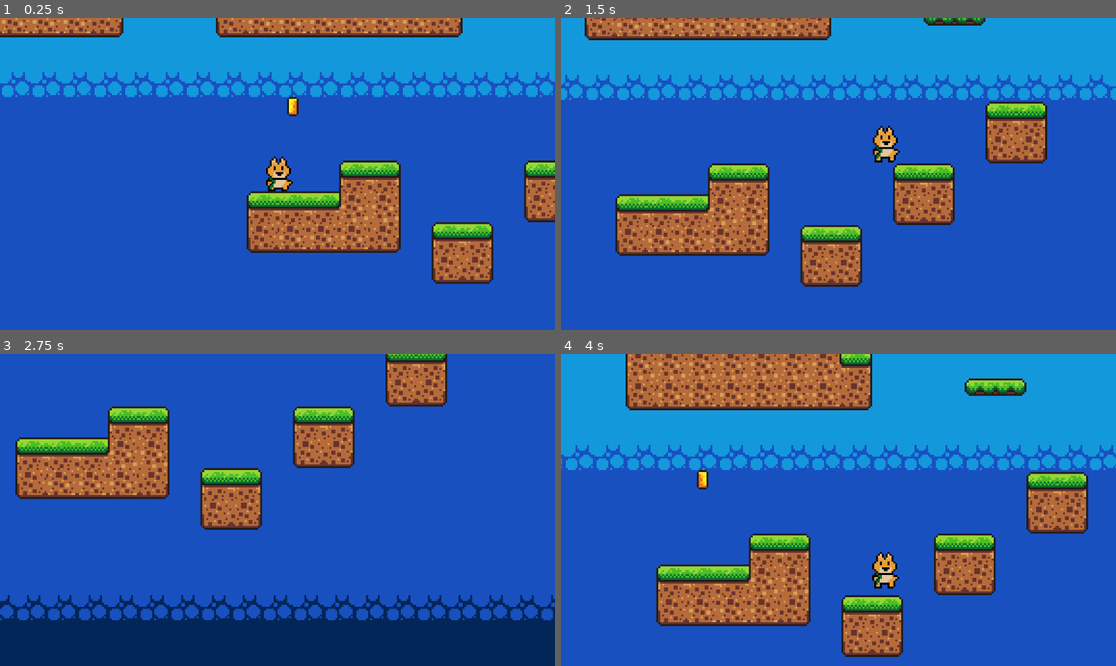
Above: before the commit, frames 1-4 (two rows, left to right).
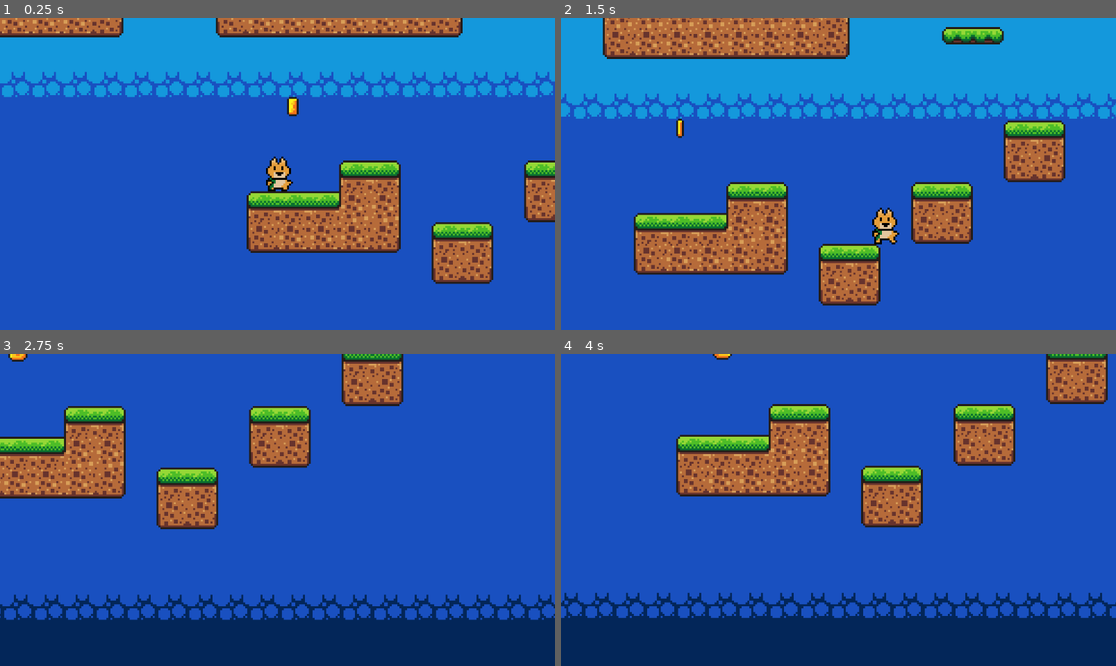
Above: after the commit, the same moments.

Repository: RafaeloxMC/shiba
Game: Godot game, scene res://scenes/game.tscn
The game is run twice, just before and just after one commit, with the same random seed, the same clock (stepped at 60 frames per second) and the same inputs.
Inputs:
- Up to frame 1 (0.25 s): no input
- Up to frame 2 (1.5 s): tap Enter (ui_accept) at 0.5, 0.6 s; hold Right (ui_right) from 0.53 s (still down); tap Space (jump, bound only after the commit) at 0.77, 0.8, 1.07, 1.35 s
- Up to frame 3 (2.75 s): tap Space (jump, bound only after the commit) at 1.52, 1.82, 2.3 s; tap Enter (ui_accept) at 1.55, 2.1 s; release Right (ui_right) at 2.03 s; hold Left (ui_left) from 2.03 s (still down)
- Up to frame 4 (4 s): release Left (ui_left) at 2.78 s; hold Right (ui_right) from 2.78 s (still down); tap Enter (ui_accept) at 2.85 s; tap Space (jump, bound only after the commit) at 3.02, 3.32, 3.6, 3.77 s

The runs differ from the first frame. In frame 1, less than 0.1% of the frame differs, in the area x 45-98%, y 55-76%; in frame 2, 30%; in frame 3, 20%; in frame 4, 69%, in the area x 0-100%, y 0-100%.

Commit message:
Lots of changes
- add: squirrel with eating animation, soon to be more
- add: placeholder background music
- add: animation player for coin
- add: coin tracker (label soon)
- add: basic game manager
- add: movement with controller & a/d
- add: player death animation

Diff:
--- /dev/null
+++ b/default_bus_layout.tres
@@ -0,0 +1,15 @@
+[gd_resource type="AudioBusLayout" format=3 uid="uid://bjtlaaqsxsw4m"]
+
+[resource]
+bus/1/name = &"Music"
+bus/1/solo = false
+bus/1/mute = false
+bus/1/bypass_fx = false
+bus/1/volume_db = -15.1981
+bus/1/send = &"Master"
+bus/2/name = &"SFX"
+bus/2/solo = false
+bus/2/mute = false
+bus/2/bypass_fx = false
+bus/2/volume_db = 0.0
+bus/2/send = &"Master"
--- a/project.godot
+++ b/project.godot
@@ -15,9 +15,44 @@
 config/features=PackedStringArray("4.4", "GL Compatibility")
 config/icon="res://icon.svg"
 
+[autoload]
+
+Music="*res://scenes/music.tscn"
+
 [editor_plugins]
 
 enabled=PackedStringArray("res://addons/godot_super-wakatime/plugin.cfg")
+
+[input]
+
+jump={
+"deadzone": 0.2,
+"events": [Object(InputEventKey,"resource_local_to_scene":false,"resource_name":"","device":-1,"window_id":0,"alt_pressed":false,"shift_pressed":false,"ctrl_pressed":false,"meta_pressed":false,"pressed":false,"keycode":0,"physical_keycode":32,"key_label":0,"unicode":32,"location":0,"echo":false,"script":null)
+, Object(InputEventJoypadButton,"resource_local_to_scene":false,"resource_name":"","device":-1,"button_index":0,"pressure":0.0,"pressed":true,"script":null)
+]
+}
+move_left={
+"deadzone": 0.2,
+"events": [Object(InputEventKey,"resource_local_to_scene":false,"resource_name":"","device":-1,"window_id":0,"alt_pressed":false,"shift_pressed":false,"ctrl_pressed":false,"meta_pressed":false,"pressed":false,"keycode":0,"physical_keycode":4194319,"key_label":0,"unicode":0,"location":0,"echo":false,"script":null)
+, Object(InputEventKey,"resource_local_to_scene":false,"resource_name":"","device":-1,"window_id":0,"alt_pressed":false,"shift_pressed":false,"ctrl_pressed":false,"meta_pressed":false,"pressed":false,"keycode":0,"physical_keycode":65,"key_label":0,"unicode":97,"location":0,"echo":false,"script":null)
+, Object(InputEventJoypadButton,"resource_local_to_scene":false,"resource_name":"","device":-1,"button_index":13,"pressure":0.0,"pressed":true,"script":null)
+, Object(InputEventJoypadMotion,"resource_local_to_scene":false,"resource_name":"","device":-1,"axis":0,"axis_value":-1.0,"script":null)
+]
+}
+move_right={
+"deadzone": 0.2,
+"events": [Object(InputEventKey,"resource_local_to_scene":false,"resource_name":"","device":-1,"window_id":0,"alt_pressed":false,"shift_pressed":false,"ctrl_pressed":false,"meta_pressed":false,"pressed":false,"keycode":0,"physical_keycode":4194321,"key_label":0,"unicode":0,"location":0,"echo":false,"script":null)
+, Object(InputEventKey,"resource_local_to_scene":false,"resource_name":"","device":-1,"window_id":0,"alt_pressed":false,"shift_pressed":false,"ctrl_pressed":false,"meta_pressed":false,"pressed":false,"keycode":0,"physical_keycode":68,"key_label":0,"unicode":100,"location":0,"echo":false,"script":null)
+, Object(InputEventJoypadButton,"resource_local_to_scene":false,"resource_name":"","device":-1,"button_index":14,"pressure":0.0,"pressed":true,"script":null)
+, Object(InputEventJoypadMotion,"resource_local_to_scene":false,"resource_name":"","device":-1,"axis":0,"axis_value":1.0,"script":null)
+]
+}
+pause={
+"deadzone": 0.2,
+"events": [Object(InputEventKey,"resource_local_to_scene":false,"resource_name":"","device":-1,"window_id":0,"alt_pressed":false,"shift_pressed":false,"ctrl_pressed":false,"meta_pressed":false,"pressed":false,"keycode":0,"physical_keycode":4194305,"key_label":0,"unicode":0,"location":0,"echo":false,"script":null)
+, Object(InputEventJoypadButton,"resource_local_to_scene":false,"resource_name":"","device":-1,"button_index":6,"pressure":0.0,"pressed":true,"script":null)
+]
+}
 
 [rendering]
 
--- a/scenes/coin.tscn
+++ b/scenes/coin.tscn
@@ -1,7 +1,8 @@
-[gd_scene load_steps=17 format=3 uid="uid://crqc1hhdhds5b"]
+[gd_scene load_steps=21 format=3 uid="uid://crqc1hhdhds5b"]
 
 [ext_resource type="Script" uid="uid://dws3gnpicothy" path="res://scripts/coin.gd" id="1_i64fm"]
 [ext_resource type="Texture2D" uid="uid://dq278psfgufaf" path="res://assets/sprites/coin.png" id="1_rwqht"]
+[ext_resource type="AudioStream" uid="uid://cj87xmf5vrgt" path="res://assets/sounds/coin.wav" id="3_11l1o"]
 
 [sub_resource type="AtlasTexture" id="AtlasTexture_i64fm"]
 atlas = ExtResource("1_rwqht")
@@ -98,6 +99,106 @@
 [sub_resource type="CircleShape2D" id="CircleShape2D_ssuvv"]
 radius = 6.0
 
+[sub_resource type="Animation" id="Animation_11l1o"]
+resource_name = "pickup"
+length = 0.75
+step = 0.05
+tracks/0/type = "value"
+tracks/0/imported = false
+tracks/0/enabled = true
+tracks/0/path = NodePath("AnimatedSprite2D:visible")
+tracks/0/interp = 1
+tracks/0/loop_wrap = true
+tracks/0/keys = {
+"times": PackedFloat32Array(0),
+"transitions": PackedFloat32Array(1),
+"update": 1,
+"values": [false]
+}
+tracks/1/type = "value"
+tracks/1/imported = false
+tracks/1/enabled = true
+tracks/1/path = NodePath("CollisionShape2D:disabled")
+tracks/1/interp = 1
+tracks/1/loop_wrap = true
+tracks/1/keys = {
+"times": PackedFloat32Array(0),
+"transitions": PackedFloat32Array(1),
+"update": 1,
+"values": [true]
+}
+tracks/2/type = "value"
+tracks/2/imported = false
+tracks/2/enabled = true
+tracks/2/path = NodePath("PickupSound:playing")
+tracks/2/interp = 1
+tracks/2/loop_wrap = true
+tracks/2/keys = {
+"times": PackedFloat32Array(0),
+"transitions": PackedFloat32Array(1),
+"update": 1,
+"values": [true]
+}
+tracks/3/type = "method"
+tracks/3/imported = false
+tracks/3/enabled = true
+tracks/3/path = NodePath(".")
+tracks/3/interp = 1
+tracks/3/loop_wrap = true
+tracks/3/keys = {
+"times": PackedFloat32Array(0.75),
+"transitions": PackedFloat32Array(1),
+"values": [{
+"args": [],
+"method": &"queue_free"
+}]
+}
+
+[sub_resource type="Animation" id="Animation_d14el"]
+length = 0.001
+tracks/0/type = "value"
+tracks/0/imported = false
+tracks/0/enabled = true
+tracks/0/path = NodePath("AnimatedSprite2D:visible")
+tracks/0/interp = 1
+tracks/0/loop_wrap = true
+tracks/0/keys = {
+"times": PackedFloat32Array(0),
+"transitions": PackedFloat32Array(1),
+"update": 1,
+"values": [true]
+}
+tracks/1/type = "value"
+tracks/1/imported = false
+tracks/1/enabled = true
+tracks/1/path = NodePath("CollisionShape2D:disabled")
+tracks/1/interp = 1
+tracks/1/loop_wrap = true
+tracks/1/keys = {
+"times": PackedFloat32Array(0),
+"transitions": PackedFloat32Array(1),
+"update": 1,
+"values": [false]
+}
+tracks/2/type = "value"
+tracks/2/imported = false
+tracks/2/enabled = true
+tracks/2/path = NodePath("PickupSound:playing")
+tracks/2/interp = 1
+tracks/2/loop_wrap = true
+tracks/2/keys = {
+"times": PackedFloat32Array(0),
+"transitions": PackedFloat32Array(1),
+"update": 1,
+"values": [false]
+}
+
+[sub_resource type="AnimationLibrary" id="AnimationLibrary_1ikuy"]
+_data = {
+&"RESET": SubResource("Animation_d14el"),
+&"pickup": SubResource("Animation_11l1o")
+}
+
 [node name="Coin" type="Area2D"]
 collision_mask = 2
 script = ExtResource("1_i64fm")
@@ -105,9 +206,17 @@
 [node name="AnimatedSprite2D" type="AnimatedSprite2D" parent="."]
 sprite_frames = SubResource("SpriteFrames_ls27i")
 autoplay = "default"
-frame_progress = 0.479581
 
 [node name="CollisionShape2D" type="CollisionShape2D" parent="."]
 shape = SubResource("CircleShape2D_ssuvv")
 
+[node name="PickupSound" type="AudioStreamPlayer2D" parent="."]
+stream = ExtResource("3_11l1o")
+bus = &"SFX"
+
+[node name="AnimationPlayer" type="AnimationPlayer" parent="."]
+libraries = {
+&"": SubResource("AnimationLibrary_1ikuy")
+}
+
 [connection signal="body_entered" from="." to="." method="_on_body_entered"]
--- a/scenes/game.tscn
+++ b/scenes/game.tscn
@@ -1,10 +1,12 @@
-[gd_scene load_steps=12 format=3 uid="uid://bd0uwlu6vgy38"]
-
+[gd_scene load_steps=14 format=3 uid="uid://bd0uwlu6vgy38"]
+
+[ext_resource type="Script" uid="uid://bu0gfrikqdv5v" path="res://scripts/game_manager.gd" id="1_u5sy4"]
 [ext_resource type="PackedScene" uid="uid://b50ps8r584f3y" path="res://scenes/player.tscn" id="1_uwrxv"]
 [ext_resource type="Texture2D" uid="uid://bmajqgx1hdnrr" path="res://assets/sprites/world_tileset.png" id="2_yqjtg"]
 [ext_resource type="PackedScene" uid="uid://b5lvwjoesv1re" path="res://scenes/killzone.tscn" id="3_iywne"]
 [ext_resource type="PackedScene" uid="uid://hmyka8egx1i6" path="res://scenes/platform.tscn" id="3_lnu2h"]
 [ext_resource type="PackedScene" uid="uid://crqc1hhdhds5b" path="res://scenes/coin.tscn" id="4_lbhrr"]
+[ext_resource type="PackedScene" uid="uid://c46m5254yitc8" path="res://scenes/squirrel.tscn" id="6_p57ef"]
 
 [sub_resource type="TileSetAtlasSource" id="TileSetAtlasSource_lnu2h"]
 texture = ExtResource("2_yqjtg")
@@ -209,9 +211,12 @@
 10:14/0/physics_layer_0/polygon_0/points = PackedVector2Array(-8, -8, 8, -8, 8, 8, -8, 8)
 10:15/0 = 0
 10:15/0/physics_layer_0/polygon_0/points = PackedVector2Array(-8, -8, 8, -8, 8, 8, -8, 8)
+13:14/0 = 0
+13:14/0/physics_layer_0/polygon_0/points = PackedVector2Array(-8, -8, 8, -8, 8, 8, -8, 8)
 
 [sub_resource type="TileSet" id="TileSet_lbhrr"]
-physics_layer_0/collision_layer = 1
+physics_layer_0/collision_layer = 7
+physics_layer_0/collision_mask = 5
 sources/0 = SubResource("TileSetAtlasSource_lnu2h")
 
 [sub_resource type="WorldBoundaryShape2D" id="WorldBoundaryShape2D_p57ef"]
@@ -245,7 +250,7 @@
 "times": PackedFloat32Array(0, 1, 2.5, 3.5),
 "transitions": PackedFloat32Array(1, 1, 1, 1),
 "update": 0,
-"values": [Vector2(-178, -120), Vector2(-178, -120), Vector2(-334, -120), Vector2(-334, -120)]
+"values": [Vector2(-176, -120), Vector2(-176, -120), Vector2(-176, 85), Vector2(-176, 85)]
 }
 
 [sub_resource type="AnimationLibrary" id="AnimationLibrary_iywne"]
@@ -255,6 +260,10 @@
 }
 
 [node name="Game" type="Node2D"]
+
+[node name="GameManager" type="Node" parent="."]
+unique_name_in_owner = true
+script = ExtResource("1_u5sy4")
 
 [node name="TileMap" type="TileMap" parent="."]
 tile_set = SubResource("TileSet_lbhrr")
@@ -262,7 +271,7 @@
 layer_0/name = "Background"
 layer_0/tile_data = PackedInt32Array(458721, 0, 15, 524257, 0, 15, 589793, 0, 15, 655329, 0, 15, 720865, 0, 15, 786401, …(43236 unchanged characters)…
 layer_1/name = "Mid"
-layer_1/tile_data = PackedInt32Array(65535, 851968, 13, 0, 9 …(1285 unchanged characters)… , -589821, 65536, 4, -524295, 65536, 6, -458775, 131072, 0, -458776, 131072, 0, -458777, 131072, 0, -458779, 131072, 0, -458778, 131072, 0, 2, 655360, 14, -65534, 851968, 13, -65533, 983040, 13)
+layer_1/tile_data = PackedInt32Array(65535, 851968, 13, 0, 9 …(1285 unchanged characters)… , -589821, 65536, 4, -524295, 65536, 6, 2, 655360, 14, -65534, 851968, 13, -65533, 983040, 13, 393203, 983040, 13, 393202, 917504, 13, 393201, 917504, 13, 393200, 851968, 13, 327662, 720896, 12, 393198, 983040, 15, 458739, 983040, 15, 458738, 720896, 15, 458737, 720896, 15, 458736, 917504, 15, 196591, 917504, 15, 196592, 720896, 15, 196593, 720896, 15, 196594, 983040, 15, 131058, 786432, 14, 65522, 786432, 14, 131055, 786432, 15, 65519, 786432, 15, 131056, 851968, 15, 131057, 851968, 15, 65521, 851968, 15, 65520, 851968, 15, -17, 851968, 13, -14, 983040, 13, -15, 917504, 13, -16, 917504, 13, 327661, 655360, 15, 393197, 720896, 15, 393196, 720896, 15, 393195, 917504, 15, 327660, 851968, 15, 262124, 655360, 15, 327659, 786432, 15, 262123, 786432, 15, 196587, 851968, 13, 262125, 720896, 12, 196588, 983040, 13)
 
 [node name="Player" parent="." instance=ExtResource("1_uwrxv")]
 z_index = 5
@@ -275,7 +284,7 @@
 position_smoothing_enabled = true
 
 [node name="Killzone" parent="." instance=ExtResource("3_iywne")]
-position = Vector2(0, 97)
+position = Vector2(0, 165)
 
 [node name="CollisionShape2D" type="CollisionShape2D" parent="Killzone"]
 shape = SubResource("WorldBoundaryShape2D_p57ef")
@@ -310,3 +319,21 @@
 
 [node name="Coin5" parent="Coins" instance=ExtResource("4_lbhrr")]
 position = Vector2(8, -44)
+
+[node name="Coin6" parent="Coins" instance=ExtResource("4_lbhrr")]
+position = Vector2(-281, 57)
+
+[node name="Coin7" parent="Coins" instance=ExtResource("4_lbhrr")]
+position = Vector2(-296, 41)
+
+[node name="Coin8" parent="Coins" instance=ExtResource("4_lbhrr")]
+position = Vector2(-313, 25)
+
+[node name="Coin9" parent="Coins" instance=ExtResource("4_lbhrr")]
+position = Vector2(-327, 25)
+
+[node name="Squirrel" parent="." node_paths=PackedStringArray("player") instance=ExtResource("6_p57ef")]
+position = Vector2(0, -140)
+player = NodePath("../Player")
+ACCELERATION = 20
+BOUNDS = 150.0
--- a/scenes/killzone.tscn
+++ b/scenes/killzone.tscn
@@ -6,8 +6,8 @@
 collision_mask = 2
 script = ExtResource("1_xlapc")
 
-[node name="Timer" type="Timer" parent="."]
+[node name="KillzoneTimer" type="Timer" parent="."]
 one_shot = true
 
 [connection signal="body_entered" from="." to="." method="_on_body_entered"]
-[connection signal="timeout" from="Timer" to="." method="_on_timer_timeout"]
+[connection signal="timeout" from="KillzoneTimer" to="." method="_on_timer_timeout"]
--- /dev/null
+++ b/scenes/music.tscn
@@ -0,0 +1,9 @@
+[gd_scene load_steps=2 format=3 uid="uid://busmwaq8l2llq"]
+
+[ext_resource type="AudioStream" uid="uid://dq7udann22ckc" path="res://assets/music/time_for_adventure.mp3" id="1_05ggv"]
+
+[node name="Music" type="AudioStreamPlayer2D"]
+stream = ExtResource("1_05ggv")
+volume_db = 10.0
+autoplay = true
+bus = &"Music"
--- a/scenes/player.tscn
+++ b/scenes/player.tscn
@@ -268,9 +268,8 @@
 [node name="AnimatedSprite2D" type="AnimatedSprite2D" parent="."]
 position = Vector2(0, -12)
 sprite_frames = SubResource("SpriteFrames_tuyoq")
-animation = &"walk"
+animation = &"death"
 autoplay = "idle"
-frame_progress = 0.244778
 
 [node name="CollisionShape2D" type="CollisionShape2D" parent="."]
 z_index = 5
--- /dev/null
+++ b/scenes/squirrel.tscn
@@ -0,0 +1,103 @@
+[gd_scene load_steps=14 format=3 uid="uid://c46m5254yitc8"]
+
+[ext_resource type="Texture2D" uid="uid://bxavbajmpgt2b" path="res://assets/sprites/squirrel.png" id="1_2marj"]
+[ext_resource type="Script" uid="uid://32a5wnsy70h4" path="res://scripts/squirrel.gd" id="1_m3xcr"]
+[ext_resource type="PackedScene" uid="uid://b5lvwjoesv1re" path="res://scenes/killzone.tscn" id="3_cbpea"]
+
+[sub_resource type="AtlasTexture" id="AtlasTexture_m3xcr"]
+atlas = ExtResource("1_2marj")
+region = Rect2(0, 0, 32, 32)
+
+[sub_resource type="AtlasTexture" id="AtlasTexture_cbpea"]
+atlas = ExtResource("1_2marj")
+region = Rect2(32, 0, 32, 32)
+
+[sub_resource type="AtlasTexture" id="AtlasTexture_6jtqv"]
+atlas = ExtResource("1_2marj")
+region = Rect2(64, 0, 32, 32)
+
+[sub_resource type="AtlasTexture" id="AtlasTexture_6coh3"]
+atlas = ExtResource("1_2marj")
+region = Rect2(96, 0, 32, 32)
+
+[sub_resource type="AtlasTexture" id="AtlasTexture_vvxgr"]
+atlas = ExtResource("1_2marj")
+region = Rect2(128, 0, 32, 32)
+
+[sub_resource type="AtlasTexture" id="AtlasTexture_lbcbw"]
+atlas = ExtResource("1_2marj")
+region = Rect2(160, 0, 32, 32)
+
+[sub_resource type="AtlasTexture" id="AtlasTexture_pjnre"]
+atlas = ExtResource("1_2marj")
+region = Rect2(32, 0, 32, 32)
+
+[sub_resource type="AtlasTexture" id="AtlasTexture_be7vh"]
+atlas = ExtResource("1_2marj")
+region = Rect2(0, 0, 32, 32)
+
+[sub_resource type="SpriteFrames" id="SpriteFrames_pjnre"]
+animations = [{
+"frames": [{
+"duration": 1.0,
+"texture": SubResource("AtlasTexture_m3xcr")
+}, {
+"duration": 1.0,
+"texture": SubResource("AtlasTexture_cbpea")
+}, {
+"duration": 1.0,
+"texture": SubResource("AtlasTexture_6jtqv")
+}, {
+"duration": 1.0,
+"texture": SubResource("AtlasTexture_6coh3")
+}, {
+"duration": 1.0,
+"texture": SubResource("AtlasTexture_vvxgr")
+}, {
+"duration": 1.0,
+"texture": SubResource("AtlasTexture_lbcbw")
+}, {
+"duration": 1.0,
+"texture": SubResource("AtlasTexture_pjnre")
+}, {
+"duration": 1.0,
+"texture": SubResource("AtlasTexture_be7vh")
+}],
+"loop": false,
+"name": &"idle",
+"speed": 10.0
+}]
+
+[sub_resource type="CircleShape2D" id="CircleShape2D_m3xcr"]
+radius = 9.0
+
+[node name="Squirrel" type="CharacterBody2D"]
+script = ExtResource("1_m3xcr")
+
+[node name="AnimatedSprite2D" type="AnimatedSprite2D" parent="."]
+sprite_frames = SubResource("SpriteFrames_pjnre")
+animation = &"idle"
+
+[node name="facing" type="RayCast2D" parent="AnimatedSprite2D"]
+target_position = Vector2(125, 0)
+collision_mask = 3
+
+[node name="ground" type="RayCast2D" parent="AnimatedSprite2D"]
+target_position = Vector2(15, 15)
+collision_mask = 3
+
+[node name="Timer" type="Timer" parent="."]
+wait_time = 5.0
+one_shot = true
+
+[node name="Killzone" parent="." instance=ExtResource("3_cbpea")]
+
+[node name="CollisionShape2D" type="CollisionShape2D" parent="Killzone"]
+position = Vector2(-1, 3)
+shape = SubResource("CircleShape2D_m3xcr")
+
+[node name="CollisionShape2D" type="CollisionShape2D" parent="."]
+position = Vector2(-1, 3)
+shape = SubResource("CircleShape2D_m3xcr")
+
+[connection signal="timeout" from="Timer" to="." method="_on_timer_timeout"]
--- a/scripts/coin.gd
+++ b/scripts/coin.gd
@@ -1,8 +1,9 @@
 extends Area2D
 
+@onready var game_manager: Node = %GameManager
+@onready var animation_player: AnimationPlayer = $AnimationPlayer
+
 func _on_body_entered(body: Node2D) -> void:
-	print("Player picked up coin!")
-	queue_free()
-	# Play sfx
-	# Play animation
-	# Increase score
+	if body.name != "Player": return
+	game_manager.add_coin()
+	animation_player.play("pickup")
--- /dev/null
+++ b/scripts/game_manager.gd
@@ -0,0 +1,9 @@
+extends Node
+
+var score = 0
+var coins = 0
+var hearts = 0
+
+func add_coin():
+	coins += 1
+	print("Coin picked up: ", coins)
--- a/scripts/killzone.gd
+++ b/scripts/killzone.gd
@@ -1,10 +1,15 @@
 extends Area2D
 
-@onready var timer: Timer = $Timer
+@onready var timer: Timer = $KillzoneTimer
 
 func _on_body_entered(body: Node2D) -> void:
+	if not body.name == "Player": return
 	print("Player died!")
+	if(body.has_method("die")):
+		body.die()
+	Engine.time_scale = 0.5
 	timer.start()
 
 func _on_timer_timeout() -> void:
+	Engine.time_scale = 1
 	get_tree().reload_current_scene()
--- a/scripts/player.gd
+++ b/scripts/player.gd
@@ -3,22 +3,37 @@
 
 const SPEED = 130.0
 const JUMP_VELOCITY = -300.0
+var DEAD = false
 
 @onready var animated_sprite_2d: AnimatedSprite2D = $AnimatedSprite2D
+@onready var collision_shape_2d: CollisionShape2D = $CollisionShape2D
+
+func die():
+	DEAD = true
+	animated_sprite_2d.play("death")
+	velocity.y = -175
+	self.collision_shape_2d.queue_free()
+	self.set_collision_mask_value(1, false)
+	self.set_collision_mask_value(3, true)
+	self.set_collision_layer_value(2, false)
 
 func _physics_process(delta: float) -> void:
-	# Add the gravity.
 	if not is_on_floor():
 		velocity += get_gravity() * delta
 
+	if DEAD:
+		move_and_slide()
+		return
+
 	# Handle jump.
-	if Input.is_action_just_pressed("ui_accept") and is_on_floor():
+	if Input.is_action_just_pressed("jump") and is_on_floor():
 		velocity.y = JUMP_VELOCITY
 
 	# Get the input direction and handle the movement/deceleration.
 	# As good practice, you should replace UI actions with custom gameplay actions.
-	var direction := Input.get_axis("ui_left", "ui_right")
+	var direction := Input.get_axis("move_left", "move_right")
 	if direction:
+		animated_sprite_2d.animation = "walk"
 		velocity.x = direction * SPEED
 		if velocity.x > 0:
 			animated_sprite_2d.flip_h = false;
@@ -26,5 +41,6 @@
 			animated_sprite_2d.flip_h = true
 	else:
 		velocity.x = move_toward(velocity.x, 0, SPEED)
+		animated_sprite_2d.animation = "idle"
 
 	move_and_slide()
--- /dev/null
+++ b/scripts/squirrel.gd
@@ -0,0 +1,122 @@
+extends CharacterBody2D
+
+@export var player: CharacterBody2D
+@export var SPEED: int = 50
+@export var CHASE_SPEED: int = 100
+@export var JUMP_VELOCITY: int = -400
+@export var ACCELERATION: int = 50
+@export var BOUNDS: float = 50
+
+@onready var animated_sprite_2d: AnimatedSprite2D = $AnimatedSprite2D
+@onready var facing: RayCast2D = $AnimatedSprite2D/facing
+@onready var ground: RayCast2D = $AnimatedSprite2D/ground
+@onready var timer: Timer = $Timer
+
+var gravity: float = ProjectSettings.get_setting("physics/2d/default_gravity")
+
+var direction: Vector2
+var right_bounds: Vector2
+var left_bounds: Vector2
+
+var rand = RandomNumberGenerator.new()
+
+enum States {
+	IDLE,
+	CHASE
+}
+
+var current_state: States = States.IDLE
+
+func _ready():
+	right_bounds = self.position + Vector2(BOUNDS, 0)
+	left_bounds = self.position + Vector2(-BOUNDS, 0)
+
+func _physics_process(delta: float) -> void:
+	handle_gravity(delta)
+	handle_movement(delta)
+	change_direction()
+	search_player()
+
+func search_player():
+	if facing.is_colliding():
+		var collider = facing.get_collider()
+		if collider == player:
+			chase_player()
+		elif current_state == States.CHASE:
+			stop_chase()
+	elif current_state == States.CHASE:
+		stop_chase()
+
+func chase_player() -> void:
+	timer.stop()
+	current_state = States.CHASE
+
+func stop_chase() -> void:
+	if timer.time_left <= 0:
+		timer.start()
+
+func handle_movement(_delta: float) -> void:
+	if self.is_on_floor() and not ground.is_colliding():
+		velocity.x = 0
+		move_and_slide()
+		return
+	if current_state == States.IDLE:
+		if rand.randf() > 0.994:
+			animated_sprite_2d.play("idle")
+		if direction != Vector2.ZERO:
+			velocity.x = direction.x * SPEED
+		else:
+			velocity.x = 0
+	else:
+		if direction != Vector2.ZERO:
+			velocity.x = direction.x * CHASE_SPEED
+		else:
+			velocity.x = 0
+
+	move_and_slide()
+
+func change_direction() -> void:
+	if is_on_floor() and not ground.is_colliding():
+		if not animated_sprite_2d.flip_h:
+			animated_sprite_2d.flip_h = true
+			direction = Vector2(-1, 0)
+			facing.target_position = Vector2(-BOUNDS, 0)
+			ground.target_position = Vector2(-15, 15)
+		else:
+			animated_sprite_2d.flip_h = false
+			direction = Vector2(1, 0)
+			facing.target_position = Vector2(BOUNDS, 0)
+			ground.target_position = Vector2(15, 15)
+		return
+
+	if current_state == States.IDLE:
+		if not animated_sprite_2d.flip_h:
+			if self.position.x <= right_bounds.x:
+				direction = Vector2(1, 0)
+			else:
+				animated_sprite_2d.flip_h = true
+				facing.target_position = Vector2(-BOUNDS, 0)
+		else:
+			if self.position.x >= left_bounds.x:
+				direction = Vector2(-1, 0)
+			else:
+				animated_sprite_2d.flip_h = false
+				facing.target_position = Vector2(BOUNDS, 0)
+	else:
+		if (player.position.x - self.position.x) <= 0.5:
+			return
+		direction = (player.position - self.position).normalized()
+		direction = Vector2(sign(direction.x),0)
+		if direction.x == 1:
+			animated_sprite_2d.flip_h = false
+			facing.target_position = Vector2(BOUNDS, 0)
+		else:
+			animated_sprite_2d.flip_h = true
+			facing.target_position = Vector2(-BOUNDS, 0)
+
+func handle_gravity(delta: float) -> void:
+	if not is_on_floor():
+		velocity.y += gravity * delta
+
+func _on_timer_timeout() -> void:
+	current_state = States.IDLE
Not shown, changed: assets/music/time_for_adventure.mp3.import
Binary file added: assets/sprites/squirrel.png
Not shown, added: assets/sprites/squirrel.png.import
Binary file changed: assets/sprites/world_tileset.png
Not shown, added: export_presets.cfg
Not shown, added: scripts/game_manager.gd.uid
Not shown, added: scripts/squirrel.gd.uid
